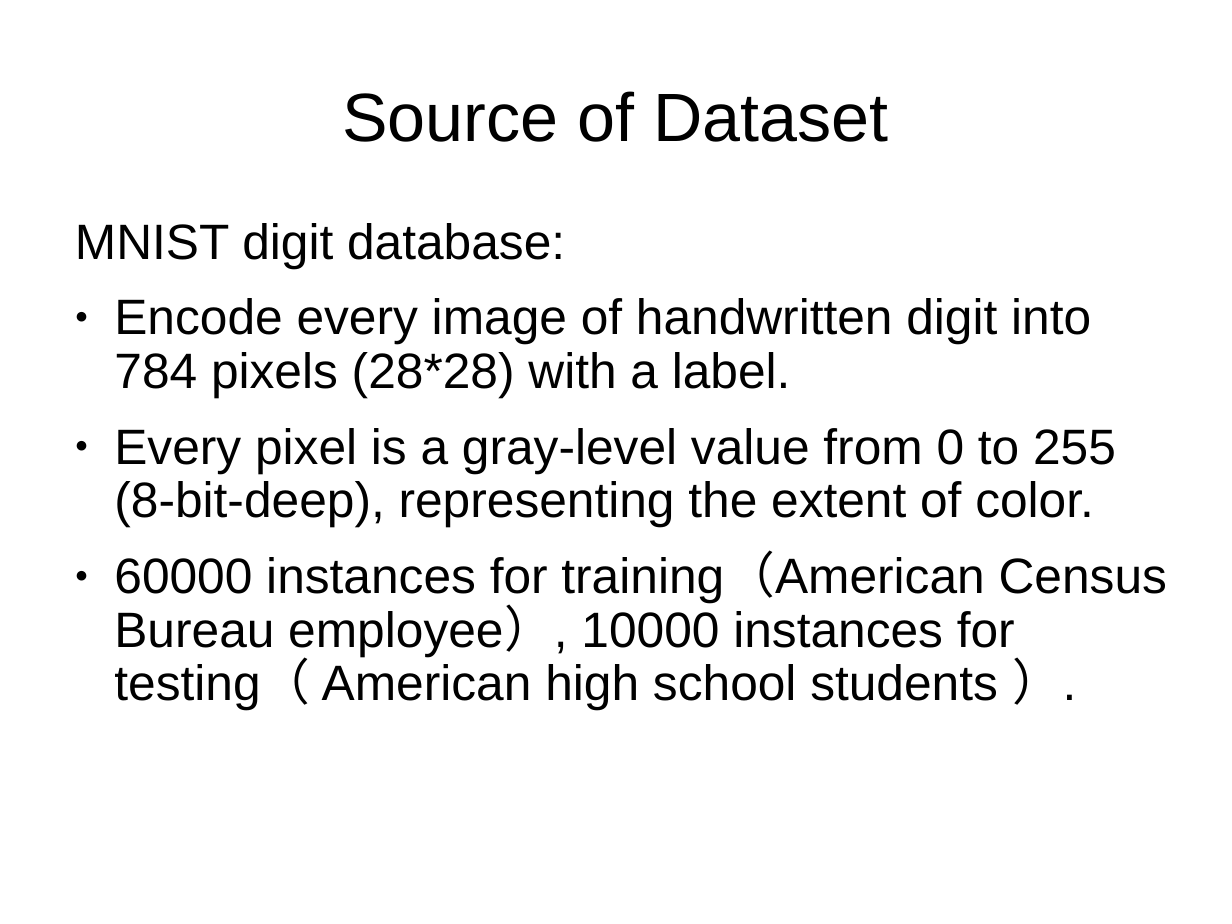
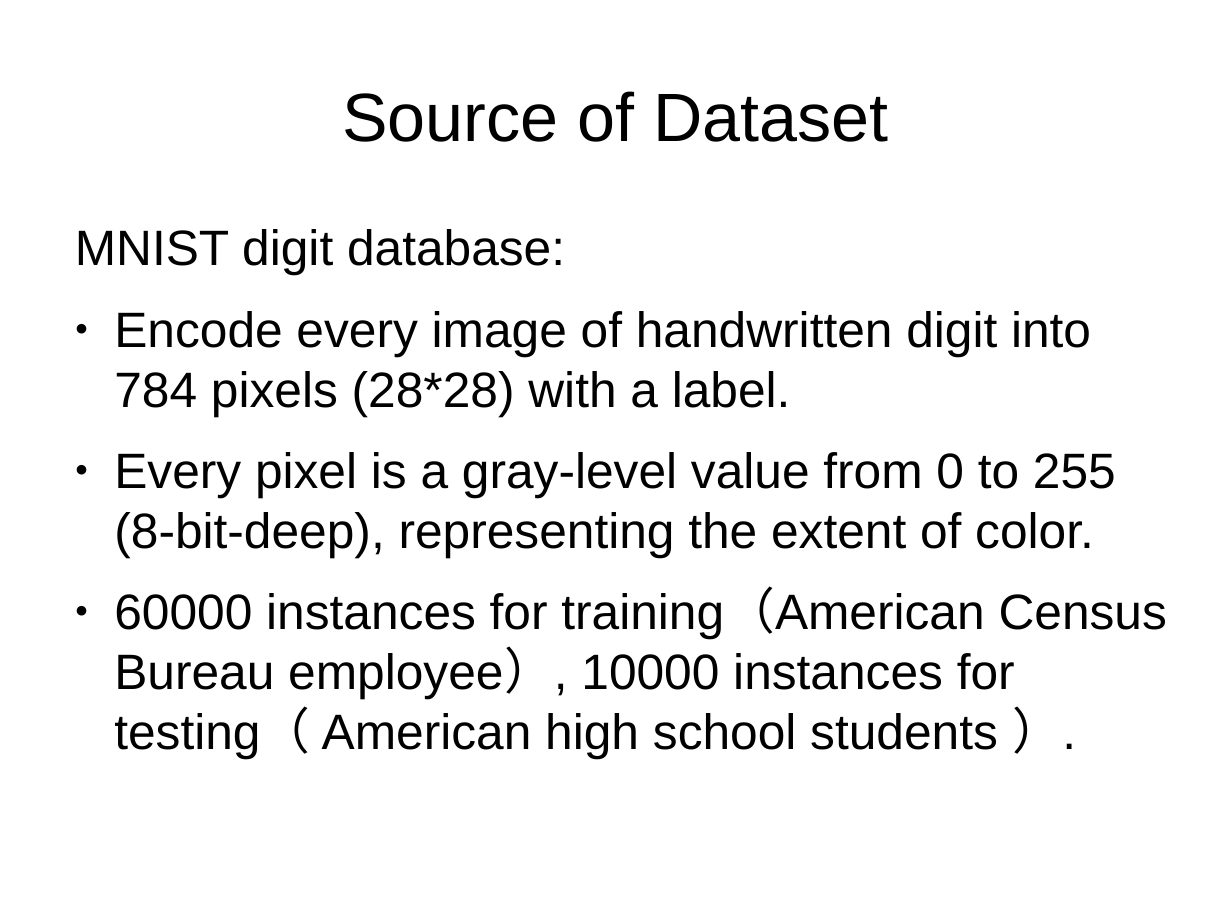
Before and after one commit to jsxcool/DigitRecognize, a slide deck: slide 4 of 695ppt 1.pptx (slide 5 before the commit). Drawn at 1232x924 pixels with LibreOffice and Linux fonts; fonts in the diff are those of the drawing; background and template pictures are left out. Boxes give left, top, right and bottom in pixels: in the first picture for what was removed or moved away, otherwise in the second. Text is boxed around its words. In the diff, an @@ line names an element or a change of style, - is before the commit and + after.

```diff
--- a/695ppt 1.pptx
+++ b/695ppt 1.pptx
@@ text "MNIST digit database:" at (75, 229, 1167, 758): line spacing 0.9 to 1 @@
```
Also in this commit, not shown: 6 other slides changed, 3 slides added, 3 slides removed, 3 other files.
